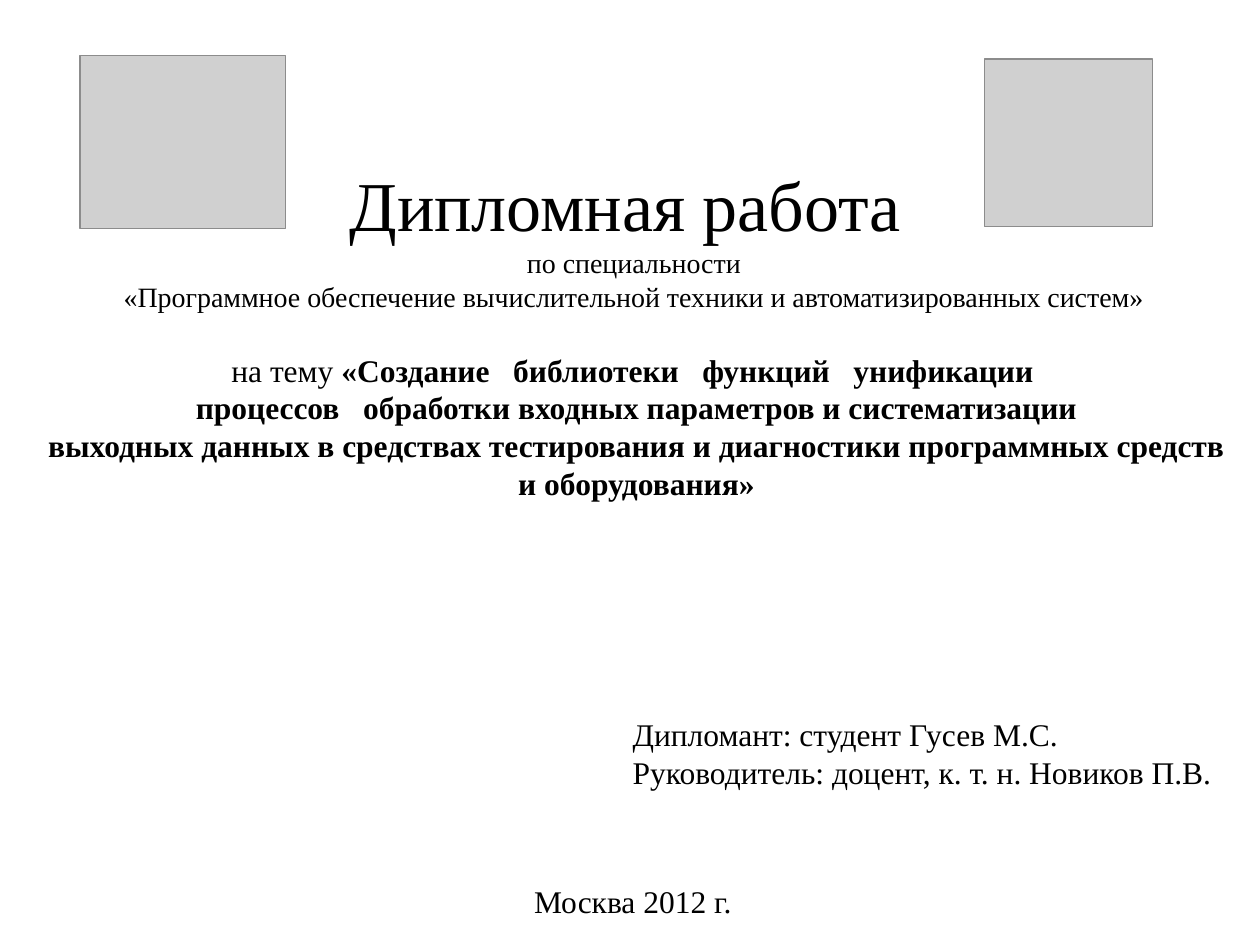
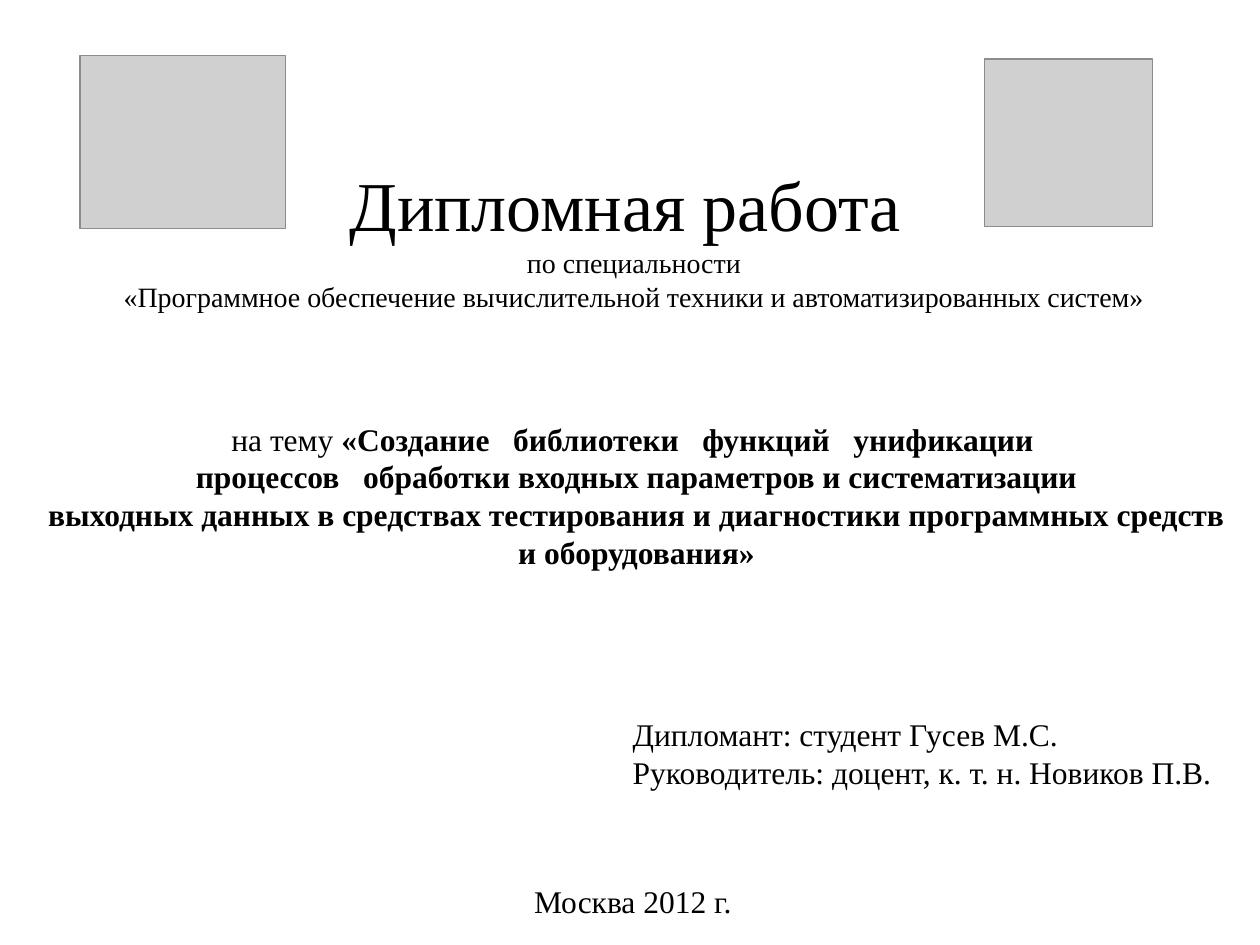
Before and after one commit to nwcfang/diplom_report, a slide deck: slide 1 of presentation/presentation.pptx. Drawn at 1260x945 pixels with LibreOffice and Linux fonts; fonts in the diff are those of the drawing; grey boxes stand for pictures. Boxes give left, top, right and bottom in pixels: in the first picture for what was removed or moved away, otherwise in the second. Text is boxed around its words. In the diff, an @@ line names an element or a change of style, - is before the commit and + after.

```diff
--- a/presentation/presentation.pptx
+++ b/presentation/presentation.pptx
@@ text "на тему «Создание библиотеки функций ...": place and size @@
-text "на тему «Создание библиотеки функций ..." at [48, 359, 1224, 502]
+text "на тему «Создание библиотеки функций ..." at [48, 428, 1224, 570]
```
Also in this commit, not shown: 10 other slides changed, 1 slide added, 8 other files.
